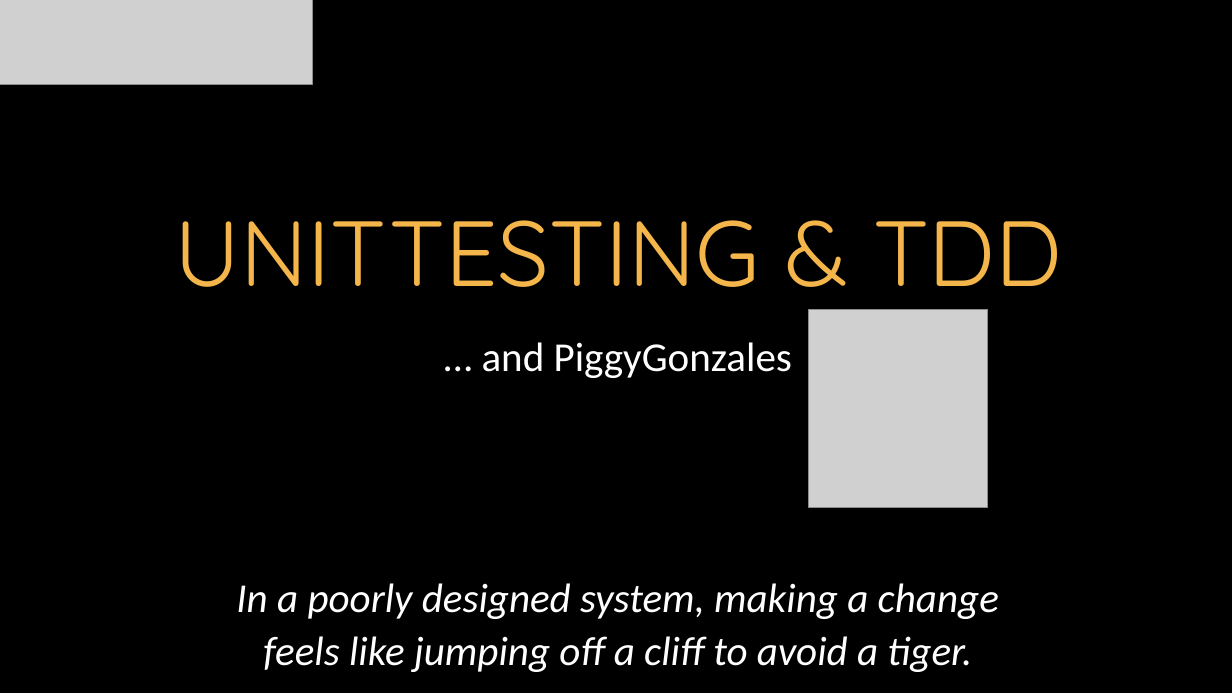
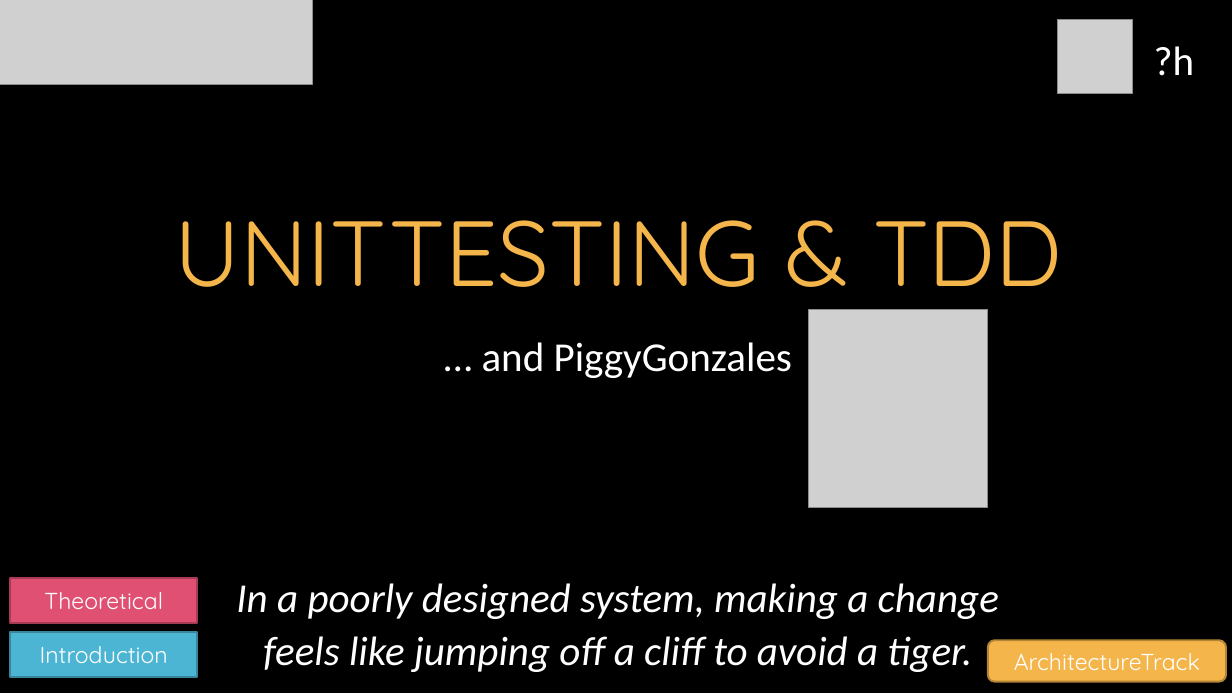
Before and after one commit to itenium-be/UnitTesting, a slide deck: slide 1 of UnitTesting.pptx. Drawn at 1232x693 pixels with LibreOffice and Linux fonts; fonts in the diff are those of the drawing; grey boxes stand for pictures; background and template pictures are left out. Boxes give left, top, right and bottom in pixels: in the first picture for what was removed or moved away, otherwise in the second. Text is boxed around its words. In the diff, an @@ line names an element or a change of style, - is before the commit and + after.

Commit message:
changes to pptx -- god knows what

```diff
--- a/UnitTesting.pptx
+++ b/UnitTesting.pptx
@@ picture added at (x1=1058, y1=19, x2=1133, y2=94) @@
@@ text added at (x1=1154, y1=46, x2=1195, y2=76), 32 pt, text #FFFFFF @@
+?h
@@ rectangle added at (x1=10, y1=579, x2=197, y2=623), fill #E05073, outline #A63B55 1.5 pt, 18 pt, text #FFFFFF @@
+Theoretical
@@ rectangle added at (x1=10, y1=632, x2=197, y2=677), fill #4CB5D3, outline #38869C 1.5 pt, 18 pt, text #FFFFFF @@
+Introduction
@@ rounded rectangle added at (x1=988, y1=640, x2=1226, y2=682), fill #F4B54B, outline #B58637 1.5 pt, 18 pt, text #FFFFFF @@
+ArchitectureTrack
```
